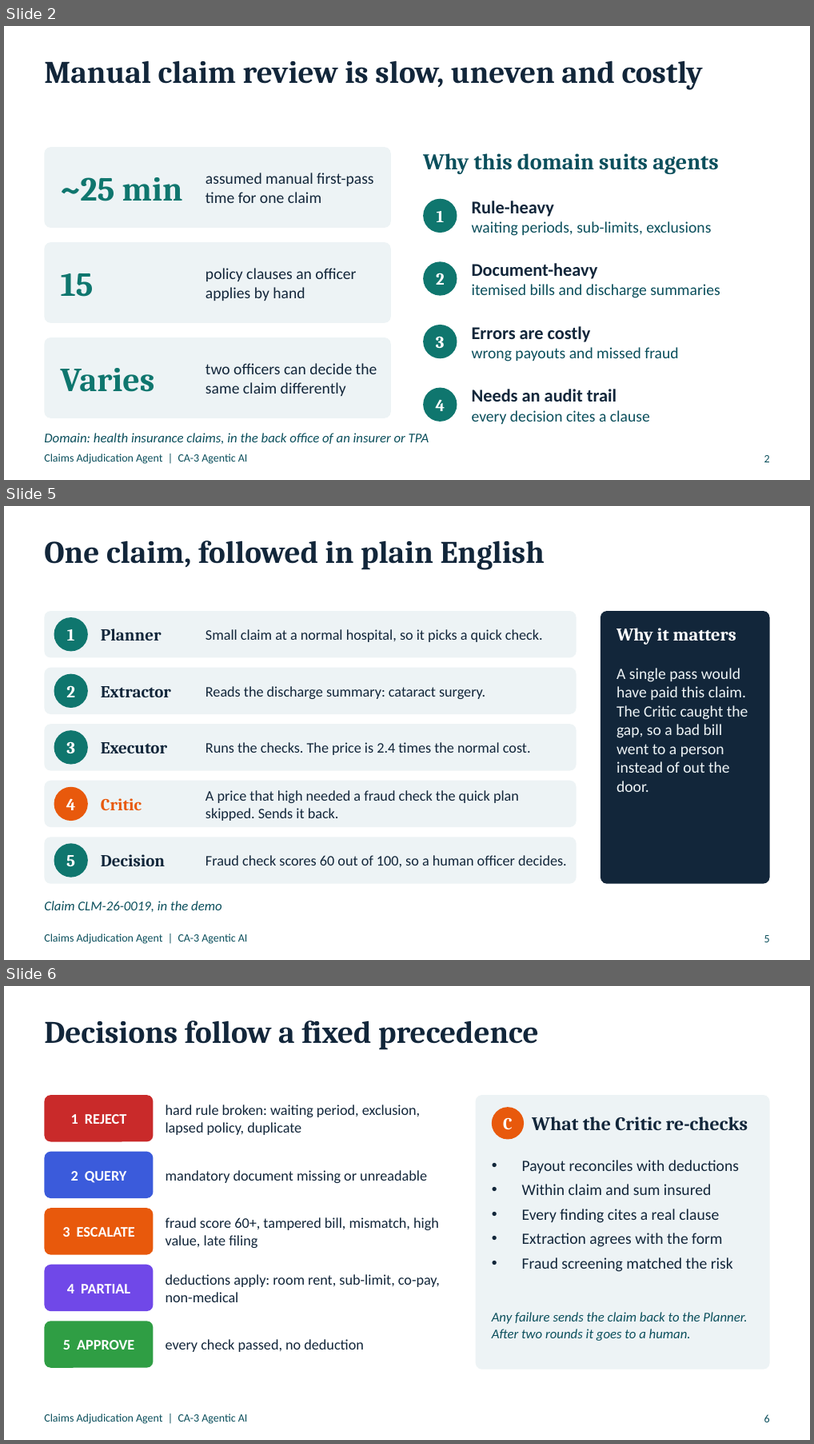
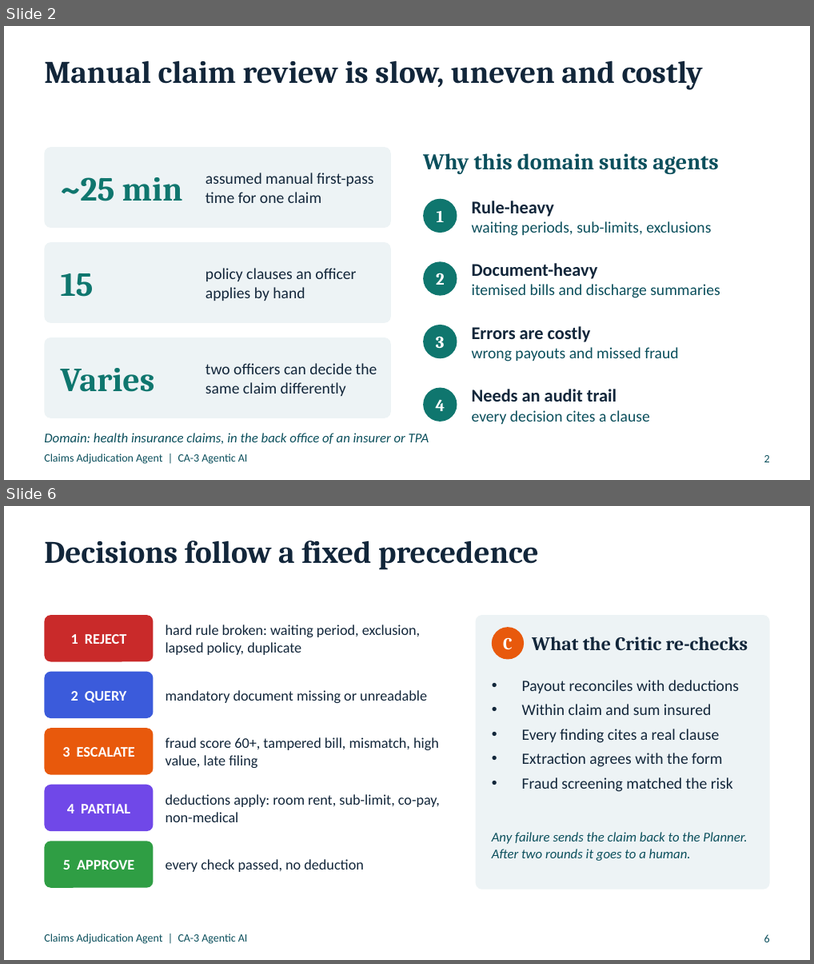
Before and after one commit to HarshSalunkhe2005/ClaimsDesk, a slide deck: docs/ClaimsAgent_CA3.pptx. Shown one above the other, each under a label of ours: slides 2, 5 and 6 before the commit, slides 2 and 6 after it; the slides between them are not shown. The pictures are 814x1444 and 814x964 pixels, drawn with LibreOffice and Linux fonts; fonts in the diff are those of the drawing. Boxes give left, top, right and bottom in pixels: in the first picture for what was removed or moved away, otherwise in the second. Text is boxed around its words. In the diff, an @@ line names an element or a change of style, - is before the commit and + after.

```diff
--- a/docs/ClaimsAgent_CA3.pptx
+++ b/docs/ClaimsAgent_CA3.pptx
@@ slide 5 removed at <box>4,506,810,960</box>, background #FFFFFF; not listed: 1 template element that a slide beside it also shows @@
@@ title removed at <box>44,540,545,570</box> @@
-One claim, followed in plain English
@@ rounded rectangle removed at <box>44,611,577,658</box> @@
@@ ellipse removed at <box>54,617,88,651</box> @@
@@ rounded rectangle removed at <box>601,611,770,884</box> @@
@@ text removed at <box>67,629,75,640</box> @@
-1
@@ text removed at <box>101,628,162,640</box> @@
-Planner
@@ text removed at <box>206,629,543,642</box> @@
-Small claim at a normal hospital, so it picks a quick check.
@@ text removed at <box>617,628,737,644</box> @@
-Why it matters
@@ rounded rectangle removed at <box>44,668,577,714</box> @@
@@ text removed at <box>617,668,749,792</box> @@
-A single pass would have paid this claim. The Critic caught the gap, so a bad bill went to a person instead of out the door.
@@ ellipse removed at <box>54,674,88,708</box> @@
@@ text removed at <box>66,685,75,697</box> @@
-2
@@ text removed at <box>101,686,171,697</box> @@
-Extractor
@@ text removed at <box>206,686,486,699</box> @@
-Reads the discharge summary: cataract surgery.
@@ rounded rectangle removed at <box>44,724,577,771</box> @@
@@ ellipse removed at <box>54,730,88,764</box> @@
@@ text removed at <box>66,741,75,753</box> @@
-3
@@ text removed at <box>101,742,167,753</box> @@
-Executor
@@ text removed at <box>206,742,531,755</box> @@
-Runs the checks. The price is 2.4 times the normal cost.
@@ rounded rectangle removed at <box>44,780,577,827</box> @@
@@ ellipse removed at <box>54,787,88,820</box> @@
@@ text removed at <box>206,790,519,820</box> @@
-A price that high needed a fraud check the quick plan skipped. Sends it back.
@@ text removed at <box>66,798,76,810</box> @@
-4
@@ text removed at <box>101,798,142,810</box> @@
-Critic
@@ rounded rectangle removed at <box>44,836,577,884</box> @@
@@ ellipse removed at <box>54,843,88,877</box> @@
@@ text removed at <box>66,855,75,866</box> @@
-5
@@ text removed at <box>101,854,165,866</box> @@
-Decision
@@ text removed at <box>206,855,567,867</box> @@
-Fraud check scores 60 out of 100, so a human officer decides.
@@ text removed at <box>44,900,222,912</box> @@
-Claim CLM-26-0019, in the demo
@@ page number removed at <box>765,935,770,942</box> @@
-5
```
Also in this commit, not shown: 4 slides changed, 3 slides added, 2 other slides removed, 3 other files.
